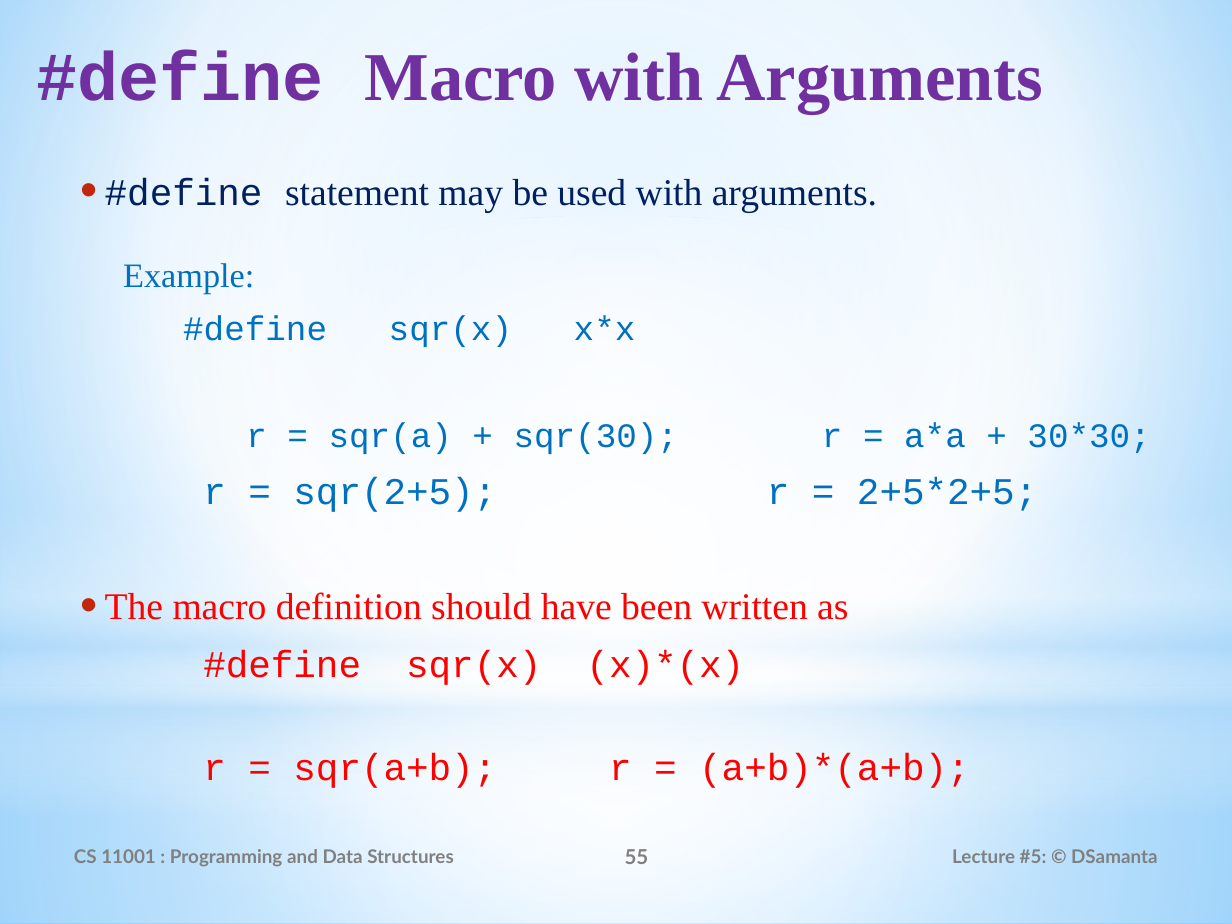
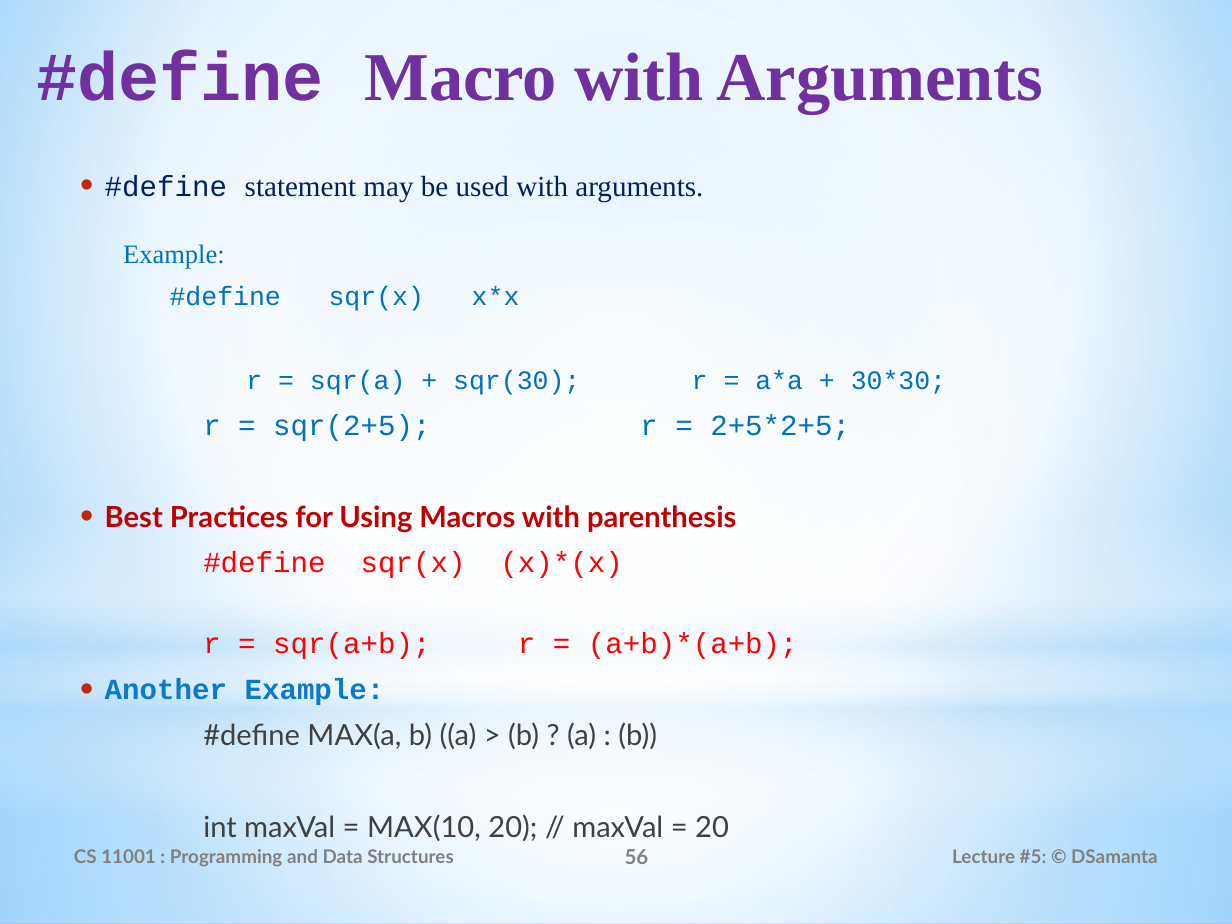
Before and after one commit to alwaysananta/computerProgramming, a slide deck: slide 56 of Slides/Functions_in_C.pptx (slide 55 before the commit). Drawn at 1232x924 pixels with LibreOffice and Linux fonts; fonts in the diff are those of the drawing. Boxes give left, top, right and bottom in pixels: in the first picture for what was removed or moved away, otherwise in the second. Text is boxed around its words. In the diff, an @@ line names an element or a change of style, - is before the commit and + after.

```diff
--- a/Slides/Functions_in_C.pptx
+++ b/Slides/Functions_in_C.pptx
@@ text at (105,175,946,659): size 22 to 17.1 pt in "#define statement may be used with arguments.", "r = sqr(2+5); r = 2+5*2+5;", "#define sqr(x) (x)*(x)", "r = sqr(a+b); r = (a+b)*(a+b);"; size 20 to 15.5 pt in "Example:", "#define sqr(x) x*x", "r = sqr(a) + sqr(30); r = ..." @@
@@ text at (105,505,736,532): text changed; size 22 to 17.1 pt; font Times New Roman to Lato; text colour #FF0000 to #C00000; bold on @@
-• The macro definition should have been written as
+• Best Practices for Using Macros with parenthesis
@@ text at (105,679,729,841): paragraphs added @@
+• Another Example:
+#define MAX(a, b) ((a) > (b) ? (a) : (b))
+int maxVal = MAX(10, 20); // maxVal = 20
@@ page number at (625,849,649,864): text changed @@
-55
+56
```
Also in this commit, not shown: 3 other slides changed, 8 slides added, 1 other file.
